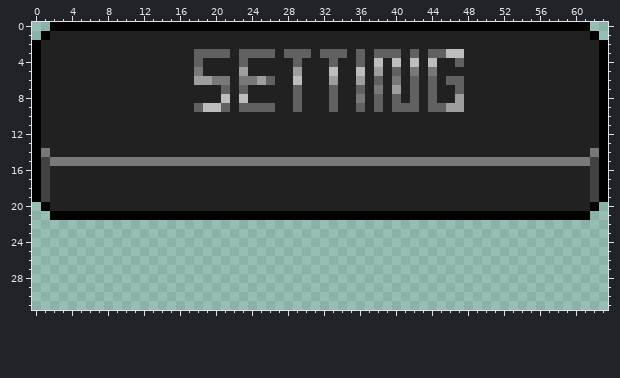
Two versions of one pixel-art file, Assets/Arts/GameUI/Canvas_Border_Btn/AllMenuUI/StartMenu/GameSet/SettingBtn.aseprite. The picture above is the old version.
64x32 pixels, 1 frame. Colours within 5 levels of each other are drawn and written as one.
The result:
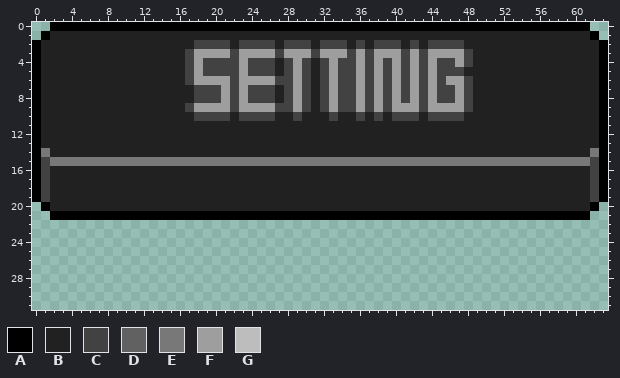
Palette (. is transparent): A #000000  B #212121  C #424242  D #616161  E #787878  F #9e9e9e  G #bdbdbd
Change:
Layer "Layer 2":
The edit turns colour B into colour C in row 2 at x 18 to 21, 23 to 26, 28 to 30, 32 to 34, 36, 38 to 40, 42 and 44 to 47; in row 3 at x 17, 22, 27, 31, 35, 37, 41, 43 and 48; in row 4 at x 17, 19 to 22, 24 to 26, 28, 30, 32, 34 to 35, 37, 39, 41, 43, 45 to 46 and 48; in row 5 at x 17, 19 to 22, 24 to 26, 28, 30, 32, 34 to 35, 37, 39, 41, 43 and 45 to 47; in row 6 at x 17, 22, 27 to 28, 30, 32, 34 to 35, 37, 39, 41, 43, 45 and 48; in rows 7 to 8 at x 18 to 20, 22, 24 to 26, 28, 30, 32, 34 to 35, 37, 39, 41, 43, 45 to 46 and 48.
The edit turns colour B into colour C in row 9 at x 17, 22, 27 to 28, 30, 32, 34 to 35, 37, 39, 43 and 48; in row 10 at x 18 to 21, 23 to 26, 29, 33, 36, 38, 40 to 42 and 44 to 47.
The edit turns colour D into colour F in row 3 at x 18 to 21, 23 to 26, 28 to 30, 32 to 34, 36, 38 to 40, 42 and 44 to 45; in row 4 at x 18, 23, 29, 33, 36 and 47; in row 5 at x 40; in row 6 at x 26, 38, 42, 44 and 46 to 47; in row 7 at x 21, 23, 29, 33, 36, 42, 44 and 47; in row 8 at x 29, 33, 38, 40, 42 and 44.
The edit turns colour D into colour F in row 9 at x 18, 21, 23 to 26, 29, 33, 36, 38, 40 to 42 and 44 to 45.
The edit turns colour E into colour F in row 5 at x 18, 42 and 44; in row 6 at x 20 to 21, 23 to 24 and 40; in row 7 at x 38; in row 8 at x 36.
The edit turns colour G into colour F in row 3 at x 46 to 47; in row 4 at x 38, 40, 42 and 44; in row 5 at x 33 and 36; in row 6 at x 29; in row 8 at x 21 and 23; in row 9 at x 19 to 20.
